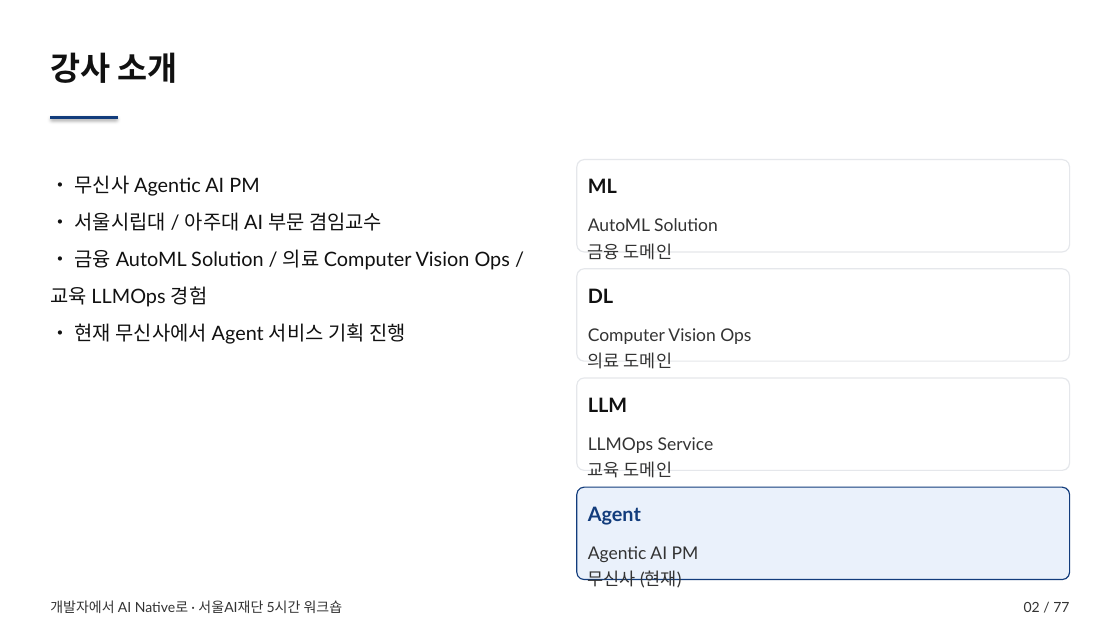
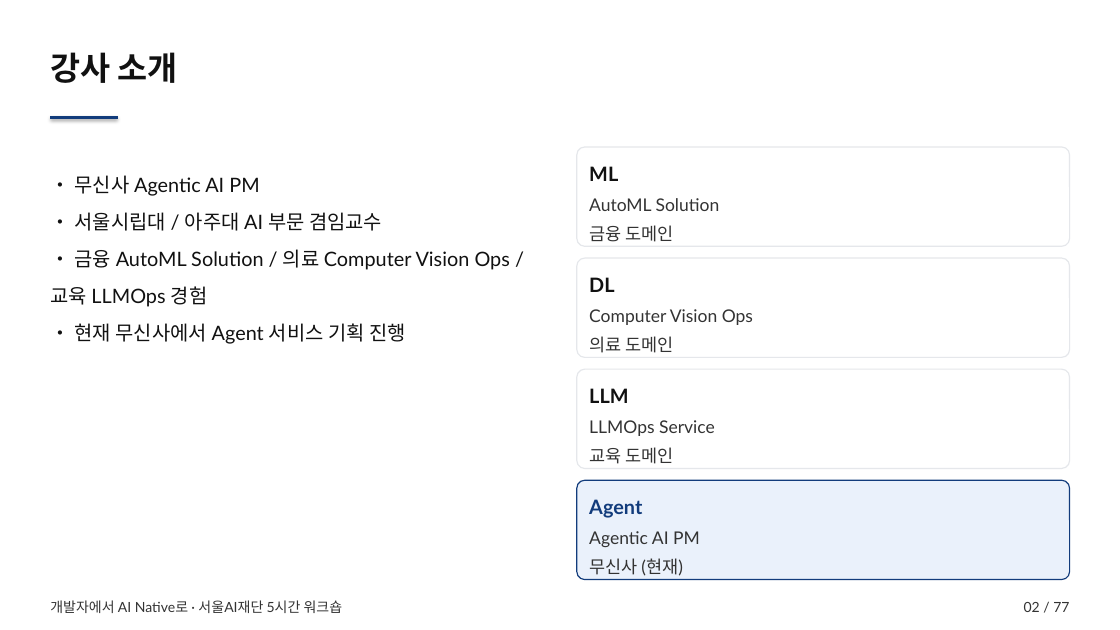
Before and after one commit to smilesjcha/seoul-ai-foundation, a slide deck: slide 2 of output/seoul-ai-foundation-workshop.pptx. Drawn at 1120x630 pixels with LibreOffice and Linux fonts; fonts in the diff are those of the drawing. Boxes give left, top, right and bottom in pixels: in the first picture for what was removed or moved away, otherwise in the second. Text is boxed around its words. In the diff, an @@ line names an element or a change of style, - is before the commit and + after.

```diff
--- a/output/seoul-ai-foundation-workshop.pptx
+++ b/output/seoul-ai-foundation-workshop.pptx
@@ fill none to #FFFFFF; outline none to #E5E7EB 1 pt in 3 elements at box(577, 258, 1070, 357), box(577, 369, 1070, 468), box(577, 147, 1070, 246) @@
@@ rounded rectangle "ML": place and size @@
-rounded rectangle "ML" at box(588, 218, 718, 260)
+rounded rectangle "ML" at box(577, 147, 1070, 246)
@@ rounded rectangle removed at box(577, 160, 1070, 252) @@
@@ text removed at box(588, 178, 617, 193) @@
-ML
@@ text in rounded rectangle at box(589, 166, 618, 181): paragraph added @@
+ML
@@ text in rounded rectangle at box(589, 198, 720, 242): line spacing 1.25 to 1.18; more space between paragraphs @@
@@ rounded rectangle "DL": place and size @@
-rounded rectangle "DL" at box(588, 328, 751, 369)
+rounded rectangle "DL" at box(577, 258, 1070, 357)
@@ rounded rectangle removed at box(577, 269, 1070, 361) @@
@@ text removed at box(588, 288, 613, 303) @@
-DL
@@ text in rounded rectangle at box(589, 277, 614, 292): paragraph added @@
+DL
@@ text in rounded rectangle at box(589, 309, 753, 353): line spacing 1.25 to 1.18; more space between paragraphs @@
@@ rounded rectangle "LLM": place and size @@
-rounded rectangle "LLM" at box(588, 437, 714, 478)
+rounded rectangle "LLM" at box(577, 369, 1070, 468)
@@ rounded rectangle removed at box(577, 378, 1070, 471) @@
@@ text in rounded rectangle at box(589, 388, 628, 403): paragraph added @@
+LLM
@@ text removed at box(588, 397, 627, 412) @@
-LLM
@@ text in rounded rectangle at box(589, 420, 715, 464): line spacing 1.25 to 1.18; more space between paragraphs @@
@@ rounded rectangle "Agent": place and size @@
-rounded rectangle "Agent" at box(588, 546, 699, 588)
+rounded rectangle "Agent" at box(577, 481, 1070, 580)
@@ rounded rectangle "Agent" at box(577, 481, 1070, 580): fill none to #EAF1FB; outline none to #123C7C 1 pt @@
@@ rounded rectangle removed at box(577, 487, 1070, 580) @@
@@ text removed at box(588, 506, 641, 525) @@
-Agent
@@ text in rounded rectangle at box(589, 499, 642, 518): paragraph added @@
+Agent
@@ text in rounded rectangle at box(589, 531, 700, 576): line spacing 1.25 to 1.18; more space between paragraphs @@
```
Also in this commit, not shown: 11 other slides changed, 2 other files.
